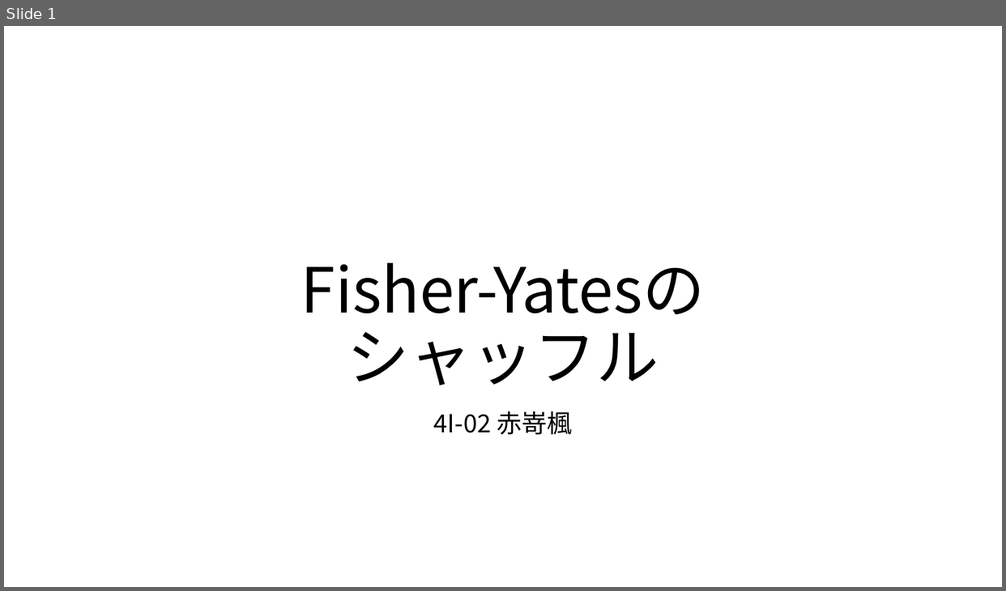
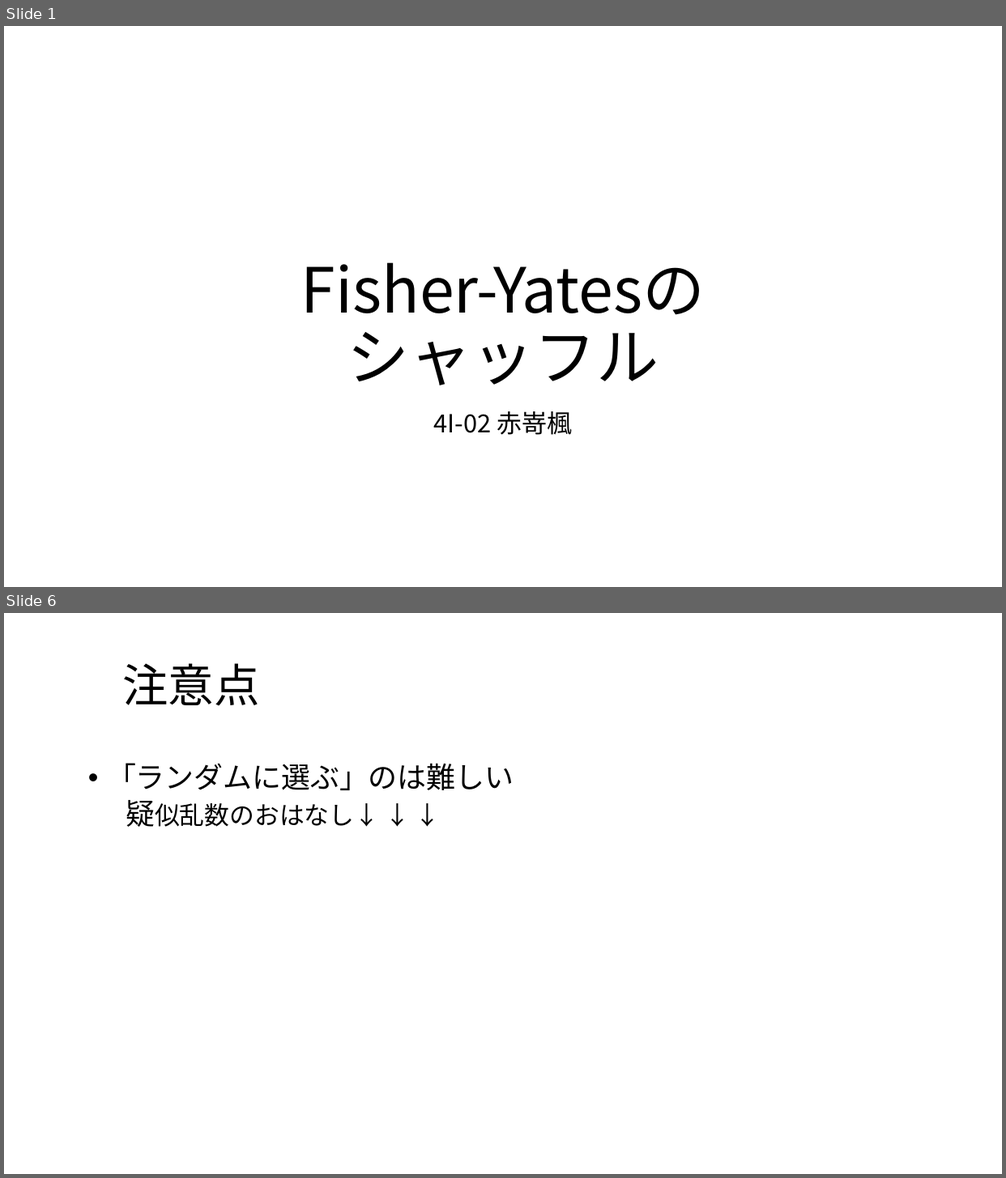
Before and after one commit to ykNe0372/Fisher-Yates, a slide deck: Fisher-Yates発表用.pptx. Shown one above the other, each under a label of ours: slide 1 before the commit, slides 1 and 6 after it; the slides between them are not shown. The pictures are 1006x591 and 1006x1178 pixels, drawn with LibreOffice and Linux fonts; fonts in the diff are those of the drawing; background and template pictures are left out. Boxes give left, top, right and bottom in pixels: in the first picture for what was removed or moved away, otherwise in the second. Text is boxed around its words. In the diff, an @@ line names an element or a change of style, - is before the commit and + after.

```diff
--- a/Fisher-Yates発表用.pptx
+++ b/Fisher-Yates発表用.pptx
@@ slide 6 added at [4,613,1002,1174], background picture (left out) @@
@@ title added at [122,663,259,706], 44 pt, text #000000 @@
+注意点
@@ text added at [107,763,513,827], 28 pt, text #000000 @@
+• 「ランダムに選ぶ」のは難しい
+  疑似乱数のおはなし↓ ↓ ↓
```
Also in this commit, not shown: 4 other slides added.
